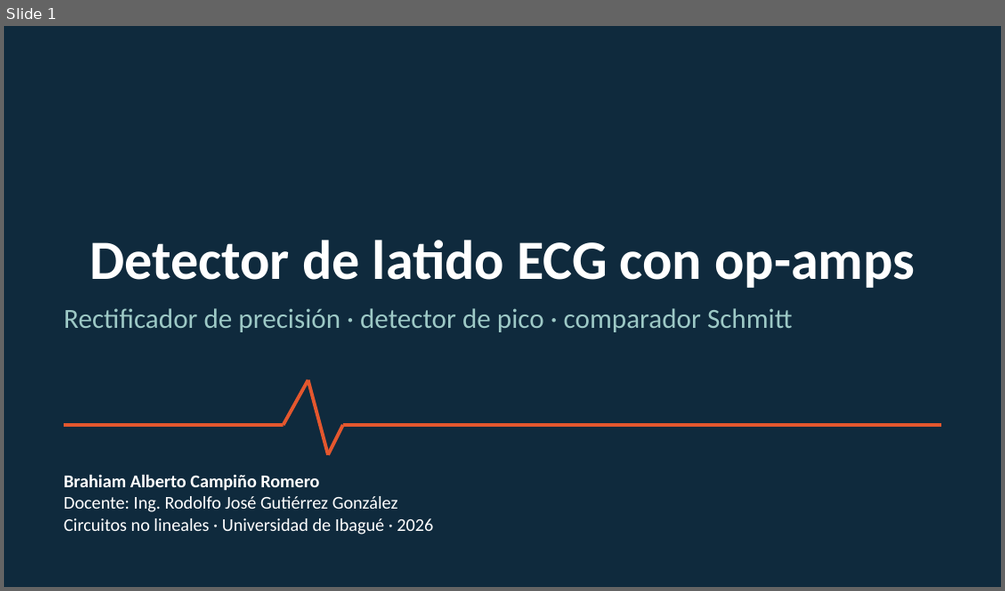
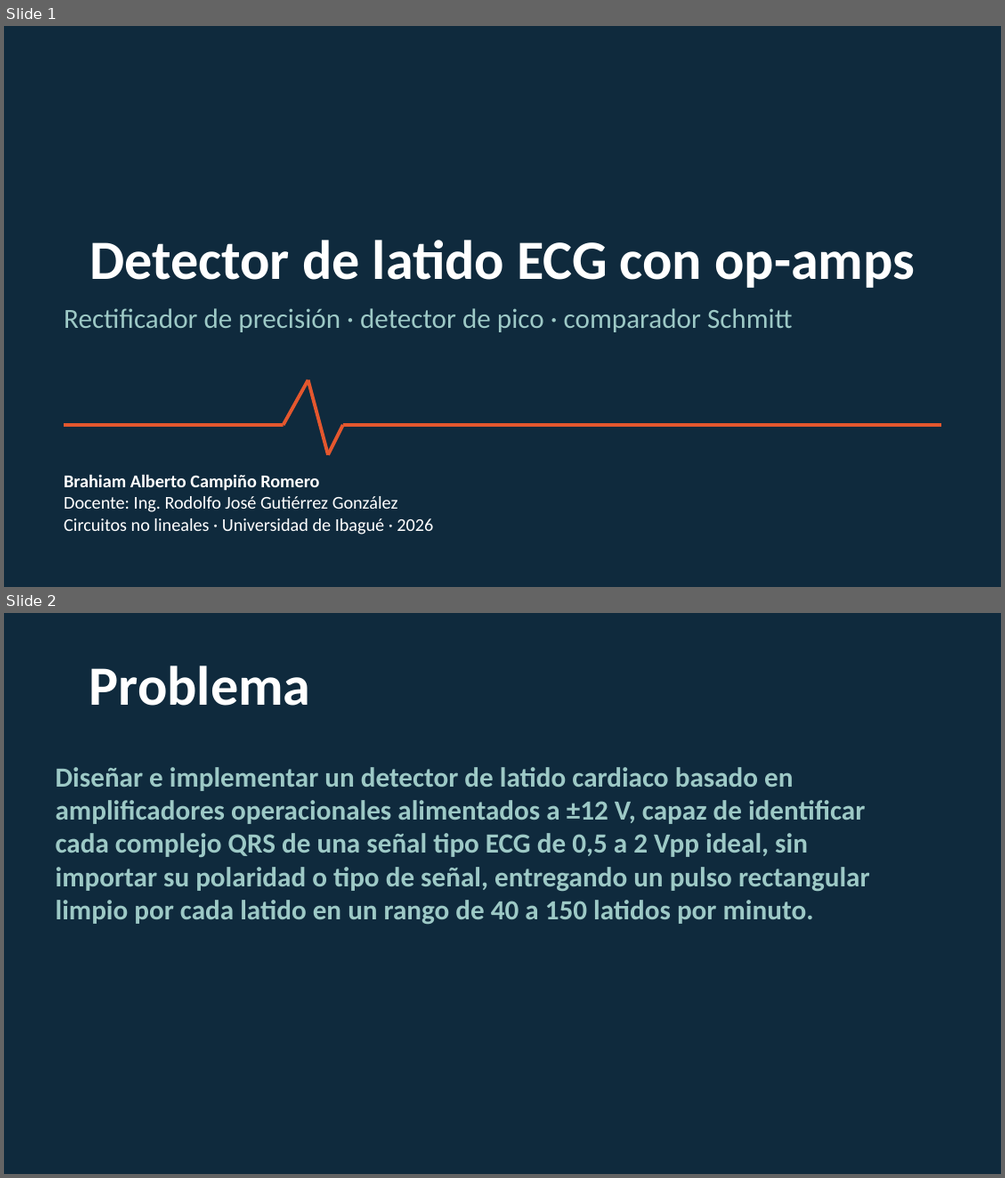
Before and after one commit to Brahiam18/detector-latido-ecg, a slide deck: presentacion/Presentacion_Detector_Latido_ECG.pptx. Shown one above the other, each under a label of ours: slide 1 before the commit, slides 1 and 2 after it. The pictures are 1005x591 and 1005x1178 pixels, drawn with LibreOffice and Linux fonts; fonts in the diff are those of the drawing. Boxes give left, top, right and bottom in pixels: in the first picture for what was removed or moved away, otherwise in the second. Text is boxed around its words. In the diff, an @@ line names an element or a change of style, - is before the commit and + after.

```diff
--- a/presentacion/Presentacion_Detector_Latido_ECG.pptx
+++ b/presentacion/Presentacion_Detector_Latido_ECG.pptx
@@ slide 2 added at bbox=[4, 613, 1001, 1174], background #0F2A3D @@
@@ title added at bbox=[89, 666, 311, 706], 40 pt, text #FFFFFF, bold @@
+Problema
@@ text added at bbox=[56, 767, 870, 924], 20 pt, text #9DC9C6, bold @@
+Diseñar e implementar un detector de latido cardiaco basado en amplificadores operacionales alimentados a ±12 V, capaz de identificar cada complejo QRS de una señal tipo ECG de 0,5 a 2 Vpp ideal, sin importar su polaridad o tipo de señal, entregando un pulso rectangular limpio por cada latido en un rango de 40 a 150 latidos por minuto.
```
Also in this commit, not shown: 5 slides changed, 16 other slides added, 1 other file.
